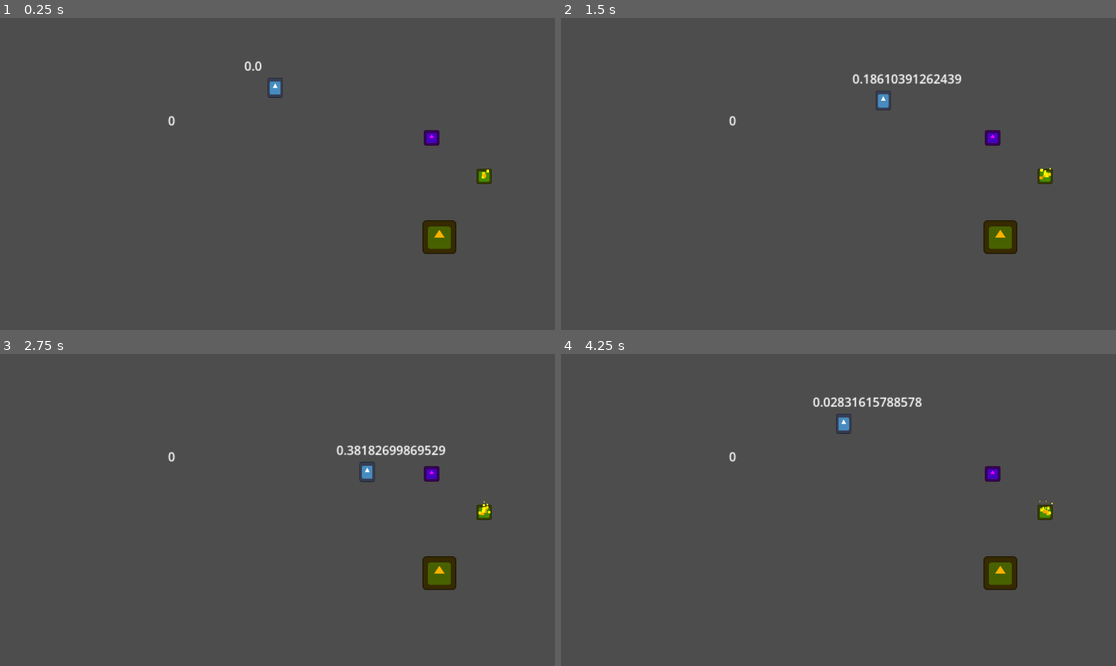
Above: before the commit, frames 1-4 (two rows, left to right).
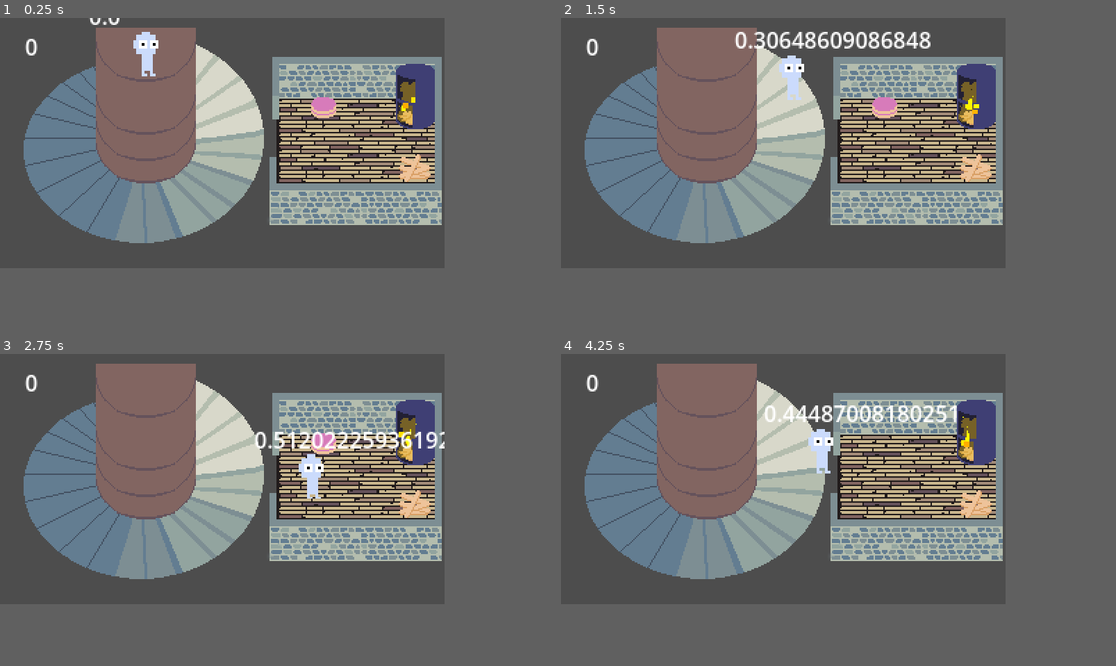
Above: after the commit, the same moments.

Repository: GoldenAppler-eng/Karmic-Staircase
Game: Godot game, scene res://scene/game.tscn
Two runs of this game, one before a commit and one after it. Both use one fixed random seed, a clock stepped at 60 frames per second and the inputs below. The engine's default icon, where the game draws it, is replaced by a stand-in: a white triangle on a blue panel in a dark square.
Inputs:
- Up to frame 1 (0.25 s): no input
- Up to frame 2 (1.5 s): hold D (move_right) 0.53-1.28 s; tap Space (attack) at 0.6 s; tap E (use) at 0.8, 1.35 s; hold S (move_down) from 1.28 s (still down)
- Up to frame 3 (2.75 s): tap Space (attack) at 1.55, 2.1 s; release S (move_down) at 2.03 s; hold D (move_right) from 2.03 s (still down); tap E (use) at 2.3 s
- Up to frame 4 (4.25 s): release D (move_right) at 2.78 s; hold W (move_up) 2.78-3.53 s; tap F (drop_item) at 2.85 s; tap Space (attack) at 3.05 s; hold A (move_left) from 3.53 s (still down); hold Shift (sprint) from 3.53 s (still down); tap E (use) at 3.8 s
In our replay, the window is 799x449 before the commit and 640x360 after it. These sizes can differ from the game's own. Grey fills any space a smaller window leaves; there, only what the larger window draws over its background counts as a difference.

The runs differ from the first frame. In frame 1, 39% of the frame differs, in the area x 4-89%, y 0-76%; in frame 2, 40%, in the area x 4-89%, y 3-76%; in frame 3, 39%; in frame 4, 39%.

Commit message:
Added interaction priority, fixed using items

Diff:
--- a/project.godot
+++ b/project.godot
@@ -18,6 +18,15 @@
 [autoload]
 
 GlobalConstants="*res://script/singleton/GlobalConstants.gd"
+
+[display]
+
+window/size/viewport_width=320
+window/size/viewport_height=180
+window/size/window_width_override=1920
+window/size/window_height_override=1080
+window/stretch/mode="viewport"
+window/stretch/scale_mode="integer"
 
 [input]
 
@@ -84,3 +93,7 @@
 2d_physics/layer_4="interactables"
 2d_physics/layer_5="hurtbox_player"
 2d_physics/layer_6="hurtbox_enemy"
+
+[rendering]
+
+textures/canvas_textures/default_texture_filter=0
--- a/resource/Board.tres
+++ b/resource/Board.tres
@@ -1,14 +1,15 @@
 [gd_resource type="Resource" script_class="PickupableItemData" load_steps=3 format=3 uid="uid://g5ww72lwrh1"]
 
-[ext_resource type="Texture2D" uid="uid://beaowaw3ucksp" path="res://icon.svg" id="1_k2mf6"]
+[ext_resource type="Texture2D" uid="uid://578crqnkf465" path="res://sprite/board.png" id="1_k2mf6"]
 [ext_resource type="Script" uid="uid://dpsdxig7vq6hu" path="res://script/class/PickupableItemData.gd" id="1_qq5iu"]
 
 [resource]
+resource_local_to_scene = true
 script = ExtResource("1_qq5iu")
 name = "Board"
 can_use_to_attack = true
 hold_sprite = ExtResource("1_k2mf6")
 world_sprite = ExtResource("1_k2mf6")
-hold_offset = Vector2(50, -40)
-scale = Vector2(0.1, 0.5)
+hold_offset = Vector2(0, 0)
+scale = Vector2(1, 1)
 metadata/_custom_type_script = "uid://dpsdxig7vq6hu"
--- a/resource/Cake.tres
+++ b/resource/Cake.tres
@@ -1,14 +1,15 @@
 [gd_resource type="Resource" script_class="PickupableItemData" load_steps=3 format=3 uid="uid://fry6ncngyn0d"]
 
-[ext_resource type="Texture2D" uid="uid://beaowaw3ucksp" path="res://icon.svg" id="1_338oo"]
+[ext_resource type="Texture2D" uid="uid://14tbo3pkjvqu" path="res://sprite/cake_piece.png" id="1_338oo"]
 [ext_resource type="Script" uid="uid://dpsdxig7vq6hu" path="res://script/class/PickupableItemData.gd" id="1_q4x3w"]
 
 [resource]
+resource_local_to_scene = true
 script = ExtResource("1_q4x3w")
 name = "CakePiece"
 can_use_to_attack = false
 hold_sprite = ExtResource("1_338oo")
 world_sprite = ExtResource("1_338oo")
-hold_offset = Vector2(60, 0)
-scale = Vector2(0.1, 0.1)
+hold_offset = Vector2(0, 0)
+scale = Vector2(1, 1)
 metadata/_custom_type_script = "uid://dpsdxig7vq6hu"
--- a/scene/board_pile.tscn
+++ b/scene/board_pile.tscn
@@ -1,34 +1,26 @@
-[gd_scene load_steps=7 format=3 uid="uid://3hmeuxy5sim4"]
+[gd_scene load_steps=6 format=3 uid="uid://3hmeuxy5sim4"]
 
 [ext_resource type="Script" uid="uid://dgd24t6bcgwrv" path="res://script/BoardPile.gd" id="1_k3fit"]
-[ext_resource type="Texture2D" uid="uid://beaowaw3ucksp" path="res://icon.svg" id="1_kcdmm"]
 [ext_resource type="Resource" uid="uid://g5ww72lwrh1" path="res://resource/Board.tres" id="2_3p4ou"]
 [ext_resource type="PackedScene" uid="uid://i0vl1yuuv1jt" path="res://scene/interactable_component.tscn" id="2_hocp4"]
-
-[sub_resource type="CircleShape2D" id="CircleShape2D_hocp4"]
-radius = 22.0907
+[ext_resource type="Texture2D" uid="uid://cilgajogoycxs" path="res://sprite/board_pile-Sheet.png" id="3_3p4ou"]
 
 [sub_resource type="RectangleShape2D" id="RectangleShape2D_hocp4"]
-size = Vector2(44, 43.5)
+size = Vector2(23.5, 15)
 
-[node name="board_pile" type="RigidBody2D"]
-gravity_scale = 0.0
-lock_rotation = true
-freeze = true
+[node name="board_pile" type="Node2D"]
 script = ExtResource("1_k3fit")
 board_pickupable_item = ExtResource("2_3p4ou")
 
 [node name="Sprite2D" type="Sprite2D" parent="."]
-modulate = Color(1, 0.694118, 0, 1)
-position = Vector2(0, 0.999998)
-scale = Vector2(0.34375, 0.34375)
-texture = ExtResource("1_kcdmm")
-
-[node name="CollisionShape2D" type="CollisionShape2D" parent="."]
-shape = SubResource("CircleShape2D_hocp4")
+texture = ExtResource("3_3p4ou")
+hframes = 5
+metadata/_edit_lock_ = true
 
 [node name="interactable_component" parent="." instance=ExtResource("2_hocp4")]
 unique_name_in_owner = true
+interact_priority = 1
 
 [node name="CollisionShape2D" type="CollisionShape2D" parent="interactable_component"]
+position = Vector2(0.25, 0.5)
 shape = SubResource("RectangleShape2D_hocp4")
--- a/scene/cake.tscn
+++ b/scene/cake.tscn
@@ -1,27 +1,21 @@
-[gd_scene load_steps=7 format=3 uid="uid://uw4m24pq2ena"]
+[gd_scene load_steps=6 format=3 uid="uid://uw4m24pq2ena"]
 
 [ext_resource type="Script" uid="uid://cllrjayydeik" path="res://script/Cake.gd" id="1_bpxnu"]
-[ext_resource type="Texture2D" uid="uid://beaowaw3ucksp" path="res://icon.svg" id="2_6h7yo"]
 [ext_resource type="Resource" uid="uid://fry6ncngyn0d" path="res://resource/Cake.tres" id="2_526gx"]
+[ext_resource type="Texture2D" uid="uid://cdo2d44r34e3a" path="res://sprite/cake-Sheet.png" id="3_kob85"]
 [ext_resource type="PackedScene" uid="uid://i0vl1yuuv1jt" path="res://scene/interactable_component.tscn" id="5_f41j1"]
 
-[sub_resource type="RectangleShape2D" id="RectangleShape2D_p58k6"]
+[sub_resource type="RectangleShape2D" id="RectangleShape2D_wpivv"]
+size = Vector2(18, 15)
 
-[sub_resource type="RectangleShape2D" id="RectangleShape2D_wpivv"]
-
-[node name="cake" type="RigidBody2D"]
-gravity_scale = 0.0
+[node name="cake" type="Node2D"]
 script = ExtResource("1_bpxnu")
 cake_pickupable_item = ExtResource("2_526gx")
 
 [node name="Sprite2D" type="Sprite2D" parent="."]
-modulate = Color(1, 0, 1, 1)
-position = Vector2(9.53674e-07, -9.53674e-07)
-scale = Vector2(0.15625, 0.15625)
-texture = ExtResource("2_6h7yo")
-
-[node name="CollisionShape2D" type="CollisionShape2D" parent="."]
-shape = SubResource("RectangleShape2D_p58k6")
+texture = ExtResource("3_kob85")
+hframes = 4
+metadata/_edit_lock_ = true
 
 [node name="interactable_component" parent="." instance=ExtResource("5_f41j1")]
 unique_name_in_owner = true
--- a/scene/fireplace.tscn
+++ b/scene/fireplace.tscn
@@ -1,8 +1,8 @@
 [gd_scene load_steps=12 format=3 uid="uid://o40os8tevy7i"]
 
-[ext_resource type="Texture2D" uid="uid://beaowaw3ucksp" path="res://icon.svg" id="1_myu72"]
 [ext_resource type="Script" uid="uid://blskqk86x2w5m" path="res://script/Fireplace.gd" id="1_q16f2"]
 [ext_resource type="PackedScene" uid="uid://i0vl1yuuv1jt" path="res://scene/interactable_component.tscn" id="2_fdvmc"]
+[ext_resource type="Texture2D" uid="uid://2i64sqku1s51" path="res://sprite/fireplace-Sheet.png" id="2_q16f2"]
 
 [sub_resource type="Curve" id="Curve_fdvmc"]
 _data = [Vector2(0, 1), 0.0, 0.0412526, 0, 0, Vector2(1, 0.0365853), -3.09181, 0.0, 0, 0]
@@ -40,22 +40,24 @@
 turbulence_noise_scale = 5.99
 
 [sub_resource type="RectangleShape2D" id="RectangleShape2D_fdvmc"]
+size = Vector2(28, 45)
 
 [node name="fireplace" type="Node2D"]
 script = ExtResource("1_q16f2")
 
 [node name="Sprite2D" type="Sprite2D" parent="."]
-modulate = Color(1, 1, 0, 1)
-position = Vector2(0, 4.76837e-07)
-scale = Vector2(0.15625, 0.15625)
-texture = ExtResource("1_myu72")
+texture = ExtResource("2_q16f2")
+hframes = 3
+metadata/_edit_lock_ = true
 
 [node name="GPUParticles2D" type="GPUParticles2D" parent="."]
-amount = 20
+position = Vector2(-6, 9)
+amount = 10
 explosiveness = 0.15
 process_material = SubResource("ParticleProcessMaterial_fdvmc")
 
 [node name="interactable_component" parent="." instance=ExtResource("2_fdvmc")]
 
 [node name="CollisionShape2D" type="CollisionShape2D" parent="interactable_component"]
+position = Vector2(0, 0.5)
 shape = SubResource("RectangleShape2D_fdvmc")
--- a/scene/game.tscn
+++ b/scene/game.tscn
@@ -1,15 +1,22 @@
-[gd_scene load_steps=13 format=3 uid="uid://c8kgiptw27hnk"]
+[gd_scene load_steps=18 format=3 uid="uid://c8kgiptw27hnk"]
 
 [ext_resource type="PackedScene" uid="uid://cdmckyq563mja" path="res://scene/player.tscn" id="1_5kiuu"]
 [ext_resource type="Script" uid="uid://bs2oplm10hnhp" path="res://script/manager/StaircaseLevelManager.gd" id="1_p1ry8"]
 [ext_resource type="PackedScene" uid="uid://uw4m24pq2ena" path="res://scene/cake.tscn" id="3_33cqm"]
 [ext_resource type="Script" uid="uid://dnbkjrpno7u1e" path="res://script/class/LevelData.gd" id="3_qpk70"]
+[ext_resource type="Texture2D" uid="uid://578crqnkf465" path="res://sprite/board.png" id="5_5g16k"]
+[ext_resource type="Script" uid="uid://dpsdxig7vq6hu" path="res://script/class/PickupableItemData.gd" id="6_81276"]
 [ext_resource type="PackedScene" uid="uid://3hmeuxy5sim4" path="res://scene/board_pile.tscn" id="6_xlg7c"]
 [ext_resource type="PackedScene" uid="uid://o40os8tevy7i" path="res://scene/fireplace.tscn" id="7_qpk70"]
+[ext_resource type="Texture2D" uid="uid://bjr0vl3awhamp" path="res://sprite/room.png" id="8_17rxn"]
 [ext_resource type="Script" uid="uid://c7vkkmg5qpumj" path="res://script/Level.gd" id="8_ll5lq"]
+[ext_resource type="Texture2D" uid="uid://14tbo3pkjvqu" path="res://sprite/cake_piece.png" id="8_ve786"]
+[ext_resource type="Texture2D" uid="uid://bwiif3lm1mh17" path="res://sprite/spiral_staircase.png" id="8_yq8tf"]
+[ext_resource type="Texture2D" uid="uid://cfrlwfaum460c" path="res://sprite/center_column.png" id="9_yq8tf"]
 
-[sub_resource type="CircleShape2D" id="CircleShape2D_dbls1"]
-radius = 40.1123
+[sub_resource type="CapsuleShape2D" id="CapsuleShape2D_5g16k"]
+radius = 33.0
+height = 72.0
 
 [sub_resource type="Resource" id="Resource_ll5lq"]
 resource_local_to_scene = true
@@ -17,43 +24,49 @@
 level_id = 0
 metadata/_custom_type_script = "uid://dnbkjrpno7u1e"
 
-[sub_resource type="Resource" id="Resource_17rxn"]
-resource_local_to_scene = true
-script = ExtResource("3_qpk70")
-level_id = 1
-metadata/_custom_type_script = "uid://dnbkjrpno7u1e"
+[sub_resource type="Resource" id="Resource_0lu6w"]
+script = ExtResource("6_81276")
+name = "Board"
+can_use_to_attack = true
+hold_sprite = ExtResource("5_5g16k")
+world_sprite = ExtResource("5_5g16k")
+hold_offset = Vector2(0, 0)
+scale = Vector2(1, 1)
+metadata/_custom_type_script = "uid://dpsdxig7vq6hu"
 
-[sub_resource type="Resource" id="Resource_yq8tf"]
-resource_local_to_scene = true
-script = ExtResource("3_qpk70")
-level_id = 2
-metadata/_custom_type_script = "uid://dnbkjrpno7u1e"
-
-[sub_resource type="Resource" id="Resource_ym5sv"]
-resource_local_to_scene = true
-script = ExtResource("3_qpk70")
-level_id = 3
-metadata/_custom_type_script = "uid://dnbkjrpno7u1e"
+[sub_resource type="Resource" id="Resource_i6gbm"]
+script = ExtResource("6_81276")
+name = "CakePiece"
+can_use_to_attack = false
+hold_sprite = ExtResource("8_ve786")
+world_sprite = ExtResource("8_ve786")
+hold_offset = Vector2(0, 0)
+scale = Vector2(1, 1)
+metadata/_custom_type_script = "uid://dpsdxig7vq6hu"
 
 [node name="game" type="Node2D"]
 
 [node name="player" parent="." node_paths=PackedStringArray("origin_node") instance=ExtResource("1_5kiuu")]
-position = Vector2(0, -109)
+z_index = 30
+position = Vector2(-53, -60)
 origin_node = NodePath("../origin")
 
 [node name="origin" type="RigidBody2D" parent="."]
+z_index = 100
+position = Vector2(-52, 0)
 gravity_scale = 0.0
 lock_rotation = true
 freeze = true
 
 [node name="CollisionShape2D" type="CollisionShape2D" parent="origin"]
-shape = SubResource("CircleShape2D_dbls1")
+rotation = 1.5708
+shape = SubResource("CapsuleShape2D_5g16k")
 
 [node name="Camera2D" type="Camera2D" parent="."]
 position = Vector2(3, 4)
-zoom = Vector2(1.6, 1.6)
 
 [node name="Level0" type="Node2D" parent="." node_paths=PackedStringArray("origin_node", "board_pile", "cake", "fireplace")]
+z_index = 10
 script = ExtResource("8_ll5lq")
 level_data = SubResource("Resource_ll5lq")
 origin_node = NodePath("../origin")
@@ -62,69 +75,20 @@
 fireplace = NodePath("fireplace")
 
 [node name="board_pile" parent="Level0" instance=ExtResource("6_xlg7c")]
-position = Vector2(213, 85)
+position = Vector2(141, 22)
+board_pickupable_item = SubResource("Resource_0lu6w")
 
 [node name="cake" parent="Level0" instance=ExtResource("3_33cqm")]
-position = Vector2(203, -43)
+position = Vector2(76, -21)
+cake_pickupable_item = SubResource("Resource_i6gbm")
 
 [node name="fireplace" parent="Level0" instance=ExtResource("7_qpk70")]
-position = Vector2(271, 7)
-
-[node name="Level1" type="Node2D" parent="." node_paths=PackedStringArray("origin_node", "board_pile", "cake", "fireplace")]
-script = ExtResource("8_ll5lq")
-level_data = SubResource("Resource_17rxn")
-origin_node = NodePath("../origin")
-board_pile = NodePath("board_pile")
-cake = NodePath("cake")
-fireplace = NodePath("fireplace")
-
-[node name="board_pile" parent="Level1" instance=ExtResource("6_xlg7c")]
-position = Vector2(213, 85)
-
-[node name="cake" parent="Level1" instance=ExtResource("3_33cqm")]
-position = Vector2(203, -43)
-
-[node name="fireplace" parent="Level1" instance=ExtResource("7_qpk70")]
-position = Vector2(271, 7)
-
-[node name="Level2" type="Node2D" parent="." node_paths=PackedStringArray("origin_node", "board_pile", "cake", "fireplace")]
-script = ExtResource("8_ll5lq")
-level_data = SubResource("Resource_yq8tf")
-origin_node = NodePath("../origin")
-board_pile = NodePath("board_pile")
-cake = NodePath("cake")
-fireplace = NodePath("fireplace")
-
-[node name="board_pile" parent="Level2" instance=ExtResource("6_xlg7c")]
-position = Vector2(213, 85)
-
-[node name="cake" parent="Level2" instance=ExtResource("3_33cqm")]
-position = Vector2(203, -43)
-
-[node name="fireplace" parent="Level2" instance=ExtResource("7_qpk70")]
-position = Vector2(271, 7)
-
-[node name="Level3" type="Node2D" parent="." node_paths=PackedStringArray("origin_node", "board_pile", "cake", "fireplace")]
-script = ExtResource("8_ll5lq")
-level_data = SubResource("Resource_ym5sv")
-origin_node = NodePath("../origin")
-board_pile = NodePath("board_pile")
-cake = NodePath("cake")
-fireplace = NodePath("fireplace")
-
-[node name="board_pile" parent="Level3" instance=ExtResource("6_xlg7c")]
-position = Vector2(213, 85)
-
-[node name="cake" parent="Level3" instance=ExtResource("3_33cqm")]
-position = Vector2(203, -43)
-
-[node name="fireplace" parent="Level3" instance=ExtResource("7_qpk70")]
-position = Vector2(271, 7)
+position = Vector2(142, -30)
 
 [node name="staircase_level_manager" type="Node" parent="." node_paths=PackedStringArray("player", "level_list")]
 script = ExtResource("1_p1ry8")
 player = NodePath("../player")
-level_list = [NodePath("../Level0"), NodePath("../Level1"), NodePath("../Level2"), NodePath("../Level3")]
+level_list = [NodePath("../Level0"), null, null, null]
 
 [node name="Label" type="Label" parent="staircase_level_manager"]
 offset_left = -139.0
@@ -132,3 +96,17 @@
 offset_right = -44.0
 offset_bottom = -54.0
 text = "Sample Text"
+
+[node name="spiral_staircase" type="Sprite2D" parent="."]
+position = Vector2(-55, 11)
+texture = ExtResource("8_yq8tf")
+metadata/_edit_lock_ = true
+
+[node name="centre_column" type="Sprite2D" parent="."]
+position = Vector2(-55, 11)
+texture = ExtResource("9_yq8tf")
+metadata/_edit_lock_ = true
+
+[node name="room" type="Sprite2D" parent="."]
+position = Vector2(91, 2)
+texture = ExtResource("8_17rxn")
--- a/scene/player.tscn
+++ b/scene/player.tscn
@@ -1,7 +1,7 @@
 [gd_scene load_steps=26 format=3 uid="uid://cdmckyq563mja"]
 
 [ext_resource type="Script" uid="uid://catequcfrpbt8" path="res://script/Player.gd" id="1_1jxqw"]
-[ext_resource type="Texture2D" uid="uid://beaowaw3ucksp" path="res://icon.svg" id="1_4flbx"]
+[ext_resource type="Texture2D" uid="uid://btu1o80x3wspb" path="res://sprite/player-gridsheet.png" id="2_jrjdb"]
 [ext_resource type="PackedScene" uid="uid://djsf3itc002gl" path="res://scene/state_machine.tscn" id="2_onrkg"]
 [ext_resource type="Script" uid="uid://dhepx2737bxmw" path="res://script/state/IdleState.gd" id="3_i3pqv"]
 [ext_resource type="Script" uid="uid://dlwylnp3l1144" path="res://script/state/DropState.gd" id="4_bup7g"]
@@ -23,26 +23,28 @@
 [ext_resource type="PackedScene" uid="uid://djox8a46od6wh" path="res://scene/damager_component.tscn" id="21_jrjdb"]
 
 [sub_resource type="CapsuleShape2D" id="CapsuleShape2D_onrkg"]
+height = 22.0
 
 [sub_resource type="CircleShape2D" id="CircleShape2D_34jf3"]
-radius = 45.0444
+radius = 18.0
 
 [sub_resource type="RectangleShape2D" id="RectangleShape2D_iuf2t"]
-size = Vector2(20, 26)
+size = Vector2(11, 17)
 
 [sub_resource type="CircleShape2D" id="CircleShape2D_jrjdb"]
-radius = 13.0384
+radius = 8.0
 
 [node name="player" type="CharacterBody2D"]
 collision_layer = 2
 script = ExtResource("1_1jxqw")
 
 [node name="Sprite2D" type="Sprite2D" parent="."]
-position = Vector2(7.15256e-07, 0.999998)
-scale = Vector2(0.15625, 0.203125)
-texture = ExtResource("1_4flbx")
+texture = ExtResource("2_jrjdb")
+hframes = 7
+vframes = 10
 
 [node name="CollisionShape2D" type="CollisionShape2D" parent="."]
+position = Vector2(2, 6)
 shape = SubResource("CapsuleShape2D_onrkg")
 
 [node name="state_machine" parent="." node_paths=PackedStringArray("initial_state") instance=ExtResource("2_onrkg")]
@@ -116,6 +118,7 @@
 
 [node name="interacter_component" parent="." instance=ExtResource("11_dk1vr")]
 unique_name_in_owner = true
+position = Vector2(2, 0)
 
 [node name="CollisionShape2D" type="CollisionShape2D" parent="interacter_component"]
 shape = SubResource("CircleShape2D_34jf3")
@@ -145,15 +148,15 @@
 
 [node name="hurtbox_component" parent="." instance=ExtResource("19_42h83")]
 unique_name_in_owner = true
+position = Vector2(2, 7)
 
 [node name="CollisionShape2D" type="CollisionShape2D" parent="hurtbox_component"]
-position = Vector2(0, 1)
 shape = SubResource("RectangleShape2D_iuf2t")
 
 [node name="damager_component" parent="." instance=ExtResource("21_jrjdb")]
+position = Vector2(12, 0)
 
 [node name="CollisionShape2D" type="CollisionShape2D" parent="damager_component"]
-position = Vector2(20, 0)
 shape = SubResource("CircleShape2D_jrjdb")
 
 [node name="step_recorder_component" type="Node" parent="." node_paths=PackedStringArray("target_brain", "target_pickup_item_component")]
--- a/script/BoardPile.gd
+++ b/script/BoardPile.gd
@@ -1,5 +1,5 @@
 class_name BoardPile
-extends RigidBody2D
+extends Node2D
 
 const BOARD_FUEL_VALUE : float = 50
 const INITIAL_BOARDS_LEFT : int = 5
@@ -24,7 +24,9 @@
 
 	if interacter.has_meta(pickup_meta_name):
 		var pickup_item_component : PickupItemComponent = interacter.get_meta(pickup_meta_name)
-		pickup_item_component.pickup_item(board_pickupable_item)
+		var item : PickupableItemData = board_pickupable_item.duplicate(true)
+		item.use = board_use_function
+		pickup_item_component.pickup_item(item)
 
 		boards_left = boards_left - 1
 
--- a/script/Cake.gd
+++ b/script/Cake.gd
@@ -1,5 +1,5 @@
 class_name Cake
-extends RigidBody2D
+extends Node2D
 
 const INITIAL_CAKE_LEFT = 1
 
@@ -16,7 +16,6 @@
 
 func _ready() -> void:
 	interactable_component.interact = interact
-	cake_pickupable_item.use = cake_use_function
 
 	cake_left = INITIAL_CAKE_LEFT
 
@@ -25,7 +24,9 @@
 
 	if interacter.has_meta(pickup_meta_name):
 		var pickup_item_component : PickupItemComponent = interacter.get_meta(pickup_meta_name)
-		pickup_item_component.pickup_item(cake_pickupable_item)
+		var item : PickupableItemData = cake_pickupable_item.duplicate(true)
+		item.use = cake_use_function
+		pickup_item_component.pickup_item(item)
 
 		cake_left = cake_left - 1
 
--- a/script/class/PickupableItemData.gd
+++ b/script/class/PickupableItemData.gd
@@ -10,4 +10,5 @@
 @export var hold_offset : Vector2
 @export var scale : Vector2 = Vector2(1, 1)
 
-var use : Callable
+var use : Callable = func(item_user : Node2D):
+	pass
--- a/script/component/InteractableComponent.gd
+++ b/script/component/InteractableComponent.gd
@@ -1,5 +1,7 @@
 class_name InteractableComponent
 extends Area2D
+
+@export var interact_priority : int = 0
 
 var interact : Callable = func(interacter : Node2D): pass
 var _enabled : bool = true
--- a/script/component/InteracterComponent.gd
+++ b/script/component/InteracterComponent.gd
@@ -16,8 +16,13 @@
 	while(are_interactables() and not interactables_in_range[0]._enabled):
 		interactables_in_range.pop_front()
 
+	interactables_in_range.sort_custom(sort_by_priority)
+
 	if are_interactables():
 		interactables_in_range[0].interact.call(interacter)
+
+func sort_by_priority(a : InteractableComponent, b : InteractableComponent) -> bool:
+	return a.interact_priority > b.interact_priority
 
 func are_interactables() -> bool:
 	return not interactables_in_range.is_empty()
Binary file added: sprite/aseprite_files/board.ase
Binary file added: sprite/aseprite_files/board_pile.ase
Binary file added: sprite/aseprite_files/cake.ase
Binary file added: sprite/aseprite_files/cake_piece.ase
Binary file added: sprite/aseprite_files/fireplace.ase
Binary file added: sprite/aseprite_files/player-gridsheet-reference.ase
Binary file added: sprite/aseprite_files/player-gridsheet.ase
Binary file added: sprite/aseprite_files/player.ase
Binary file added: sprite/aseprite_files/room.ase
Binary file added: sprite/aseprite_files/spiral_staircase.ase
Binary file added: sprite/board.png
Not shown, added: sprite/board.png.import
(and 16 more such lines)
